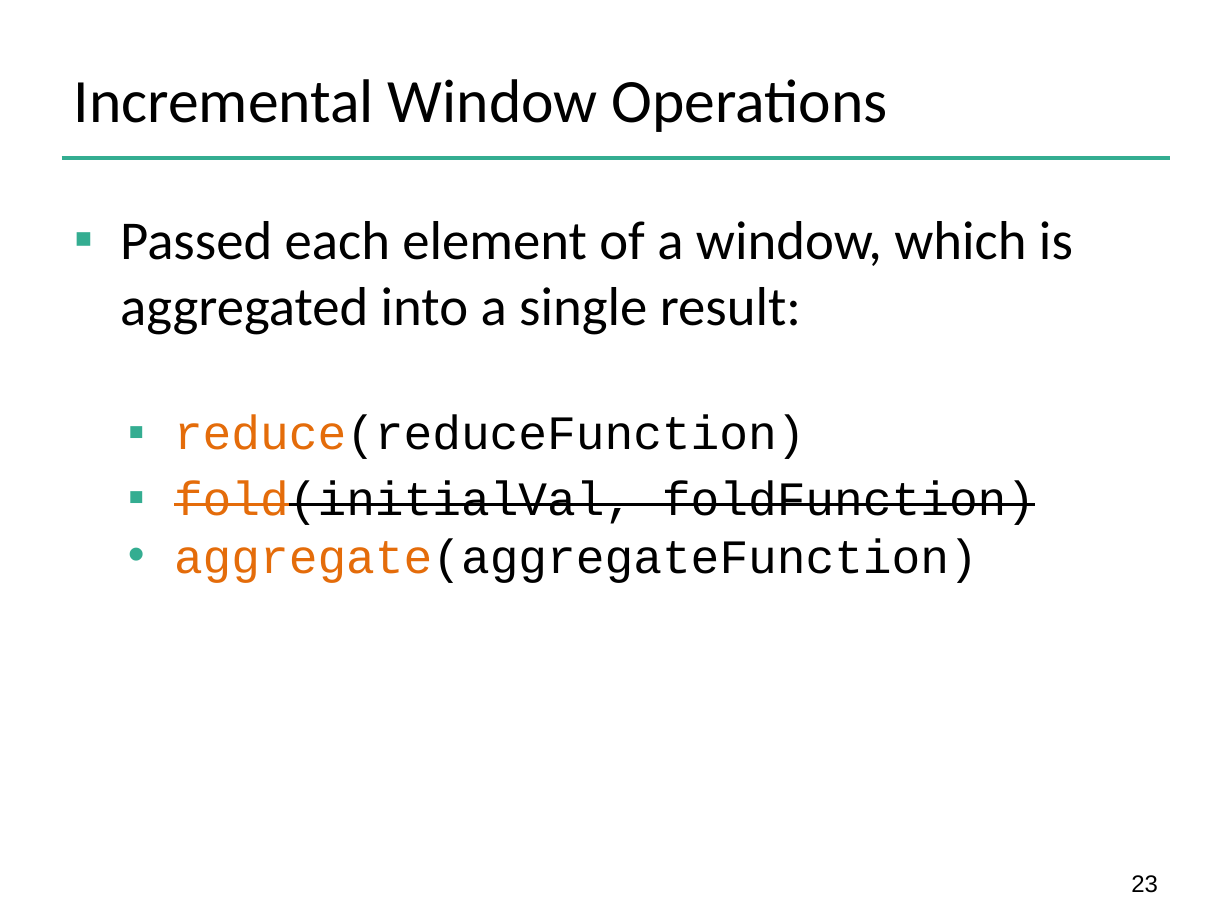
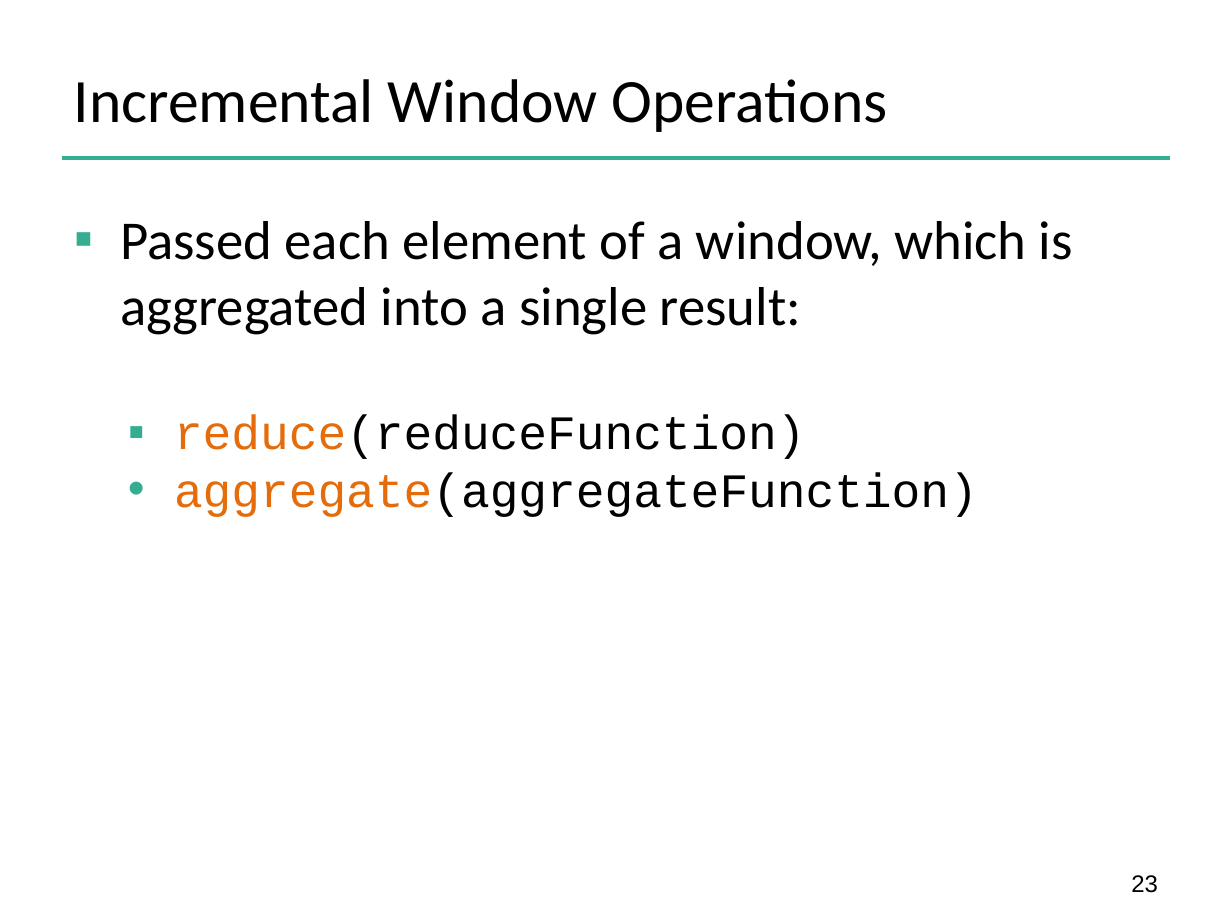
Before and after one commit to dataArtisans/flink-training-web, a slide deck: slide 23 of slides/flink_stream_windows.pptx. Drawn at 1232x924 pixels with LibreOffice and Linux fonts; fonts in the diff are those of the drawing; background and template pictures are left out. Boxes give left, top, right and bottom in pixels: in the first picture for what was removed or moved away, otherwise in the second. Text is boxed around its words. In the diff, an @@ line names an element or a change of style, - is before the commit and + after.

```diff
--- a/slides/flink_stream_windows.pptx
+++ b/slides/flink_stream_windows.pptx
@@ text at (174,481,1035,525): paragraph removed @@
-  ▪ fold(initialVal, foldFunction)
```
Also in this commit, not shown: 2 other slides changed, 1 slide added, 22 slides removed, 40 other files.
